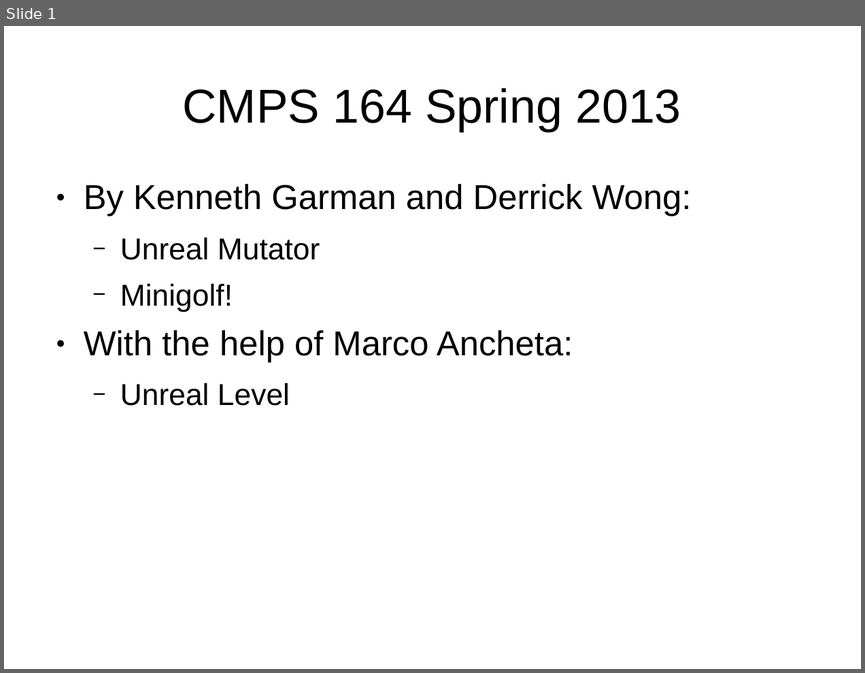
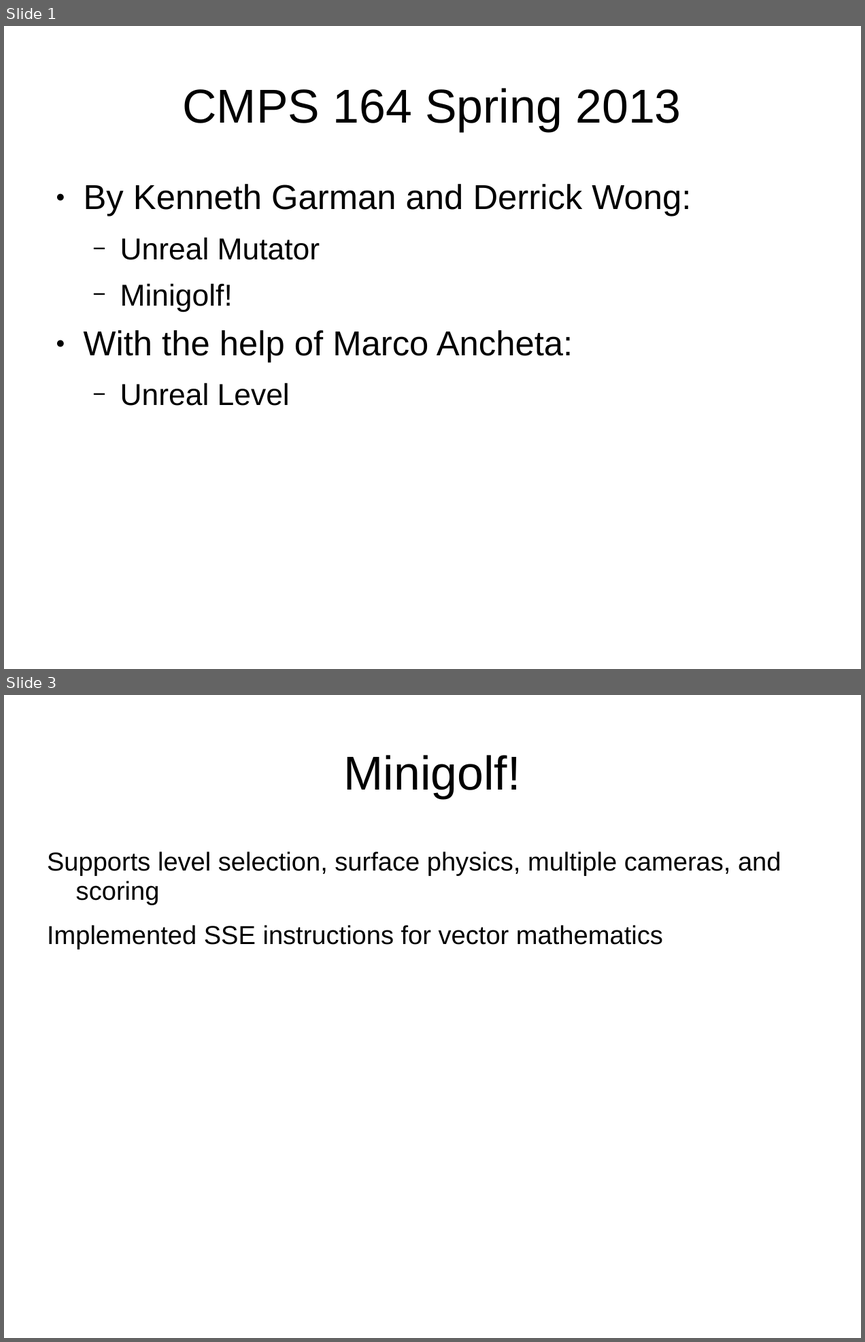
Before and after one commit to kehnneh/MiniGolf, a slide deck: ppt/Minigolf.ppt. Shown one above the other, each under a label of ours: slide 1 before the commit, slides 1 and 3 after it; the slides between them are not shown. The pictures are 865x673 and 865x1342 pixels, drawn with LibreOffice and Linux fonts; fonts in the diff are those of the drawing. Boxes give left, top, right and bottom in pixels: in the first picture for what was removed or moved away, otherwise in the second. Text is boxed around its words. In the diff, an @@ line names an element or a change of style, - is before the commit and + after.

```diff
--- a/ppt/Minigolf.ppt
+++ b/ppt/Minigolf.ppt
@@ slide 3 added at (x1=4, y1=695, x2=861, y2=1338), background #FFFFFF @@
@@ title added at (x1=344, y1=755, x2=521, y2=799), 44 pt, text #000000 @@
+Minigolf!
@@ text added at (x1=47, y1=851, x2=781, y2=949), 24 pt, text #000000 @@
+Supports level selection, surface physics, multiple cameras, and scoring
+Implemented SSE instructions for vector mathematics
```
Also in this commit, not shown: 1 other slide added, 3 slides removed.
